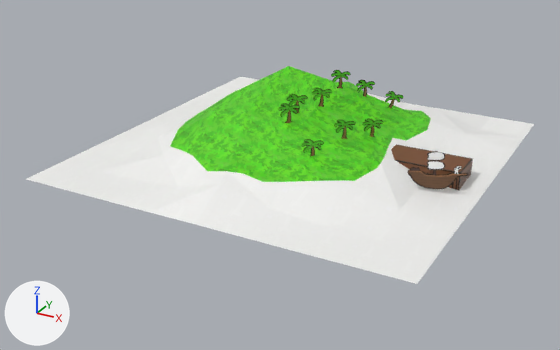
One commit to the Blender file 3d/island.blend: the scene before it, then after it.
Both versions are drawn from a 50 mm lens placed at (4.39, -8.59, 3.85), pointed at (-0.1, -0.43, -0.23). Every picture has the same lights, and +X, +Y and +Z are marked at lower left. The picture after the commit comes second.

Names of what the first picture shows: 'Pier', 'Ship', 'Terrain' and 9 more.
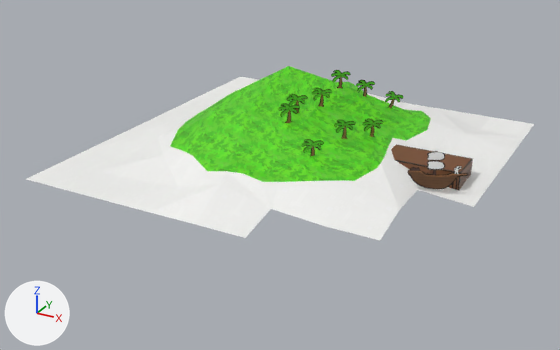
Where the change shows, as pixel boxes [x1, y1, x2, y2] in the pictures (560 x 350 px):
'Terrain', reshaped (20% shorter): before [26, 66, 534, 284]; after [26, 66, 534, 240]
part 1 of me_plane_001, deleted: before [246, 190, 473, 284]

Patch to the scene script:
```diff
--- a/3d/island.blend.py
+++ b/3d/island.blend.py
@@ me_plane_001 @@
 # used by ob_terrain; location = (0.0, 0.0, 0.0)
 # verts and faces of me_plane_001; kept vertices keep their numbers, new ones are numbered from 119
 # before: 1 (2.5, -2.5, 0.0) at pixel (417, 284), 10 (1.25, -2.5, 0.0) at pixel (298, 252), 15 (2.5, -1.25, 0.0) at pixel (457, 229), 26 (1.88, -2.5, 0.0) at pixel (355, 267), 31 (2.5, -0.62, 0.0) at pixel (473, 206)
 # before: 38 (0.62, -2.5, 0.0) at pixel (245, 238), 43 (2.5, -1.88, 0.0) at pixel (438, 254), 50 (1.25, -1.88, 0.01) at pixel (325, 226), 52 (1.84, -1.23, 0.06) at pixel (399, 210), 74 (1.87, -1.87, 0.0) at pixel (379, 240)
 # before: 75 (0.59, -1.88, 0.06) at pixel (271, 208), 77 (1.84, -0.63, 0.07) at pixel (417, 189)
-me_plane_001.from_pydata(...)  # 119 vertices, 86 faces; spans x -2.5..2.5, y -2.5..2.5, z 0.0..0.95
+me_plane_001.from_pydata(...)  # 114 vertices, 81 faces; spans x -2.5..2.5, y -2.5..2.5, z 0.0..0.95
+# me_plane_001 part 1
+delete_vertices([1, 10, 15, 26, 43])  # with the faces that use them
 me_plane_001.materials.append(mat_material)
```
